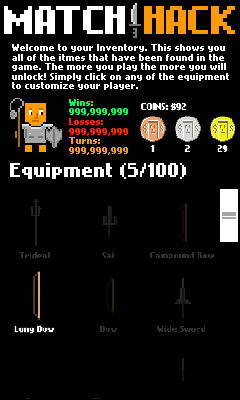
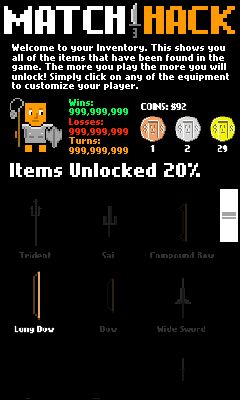
Comparing the layer stacks of the two 240 x 400 images. Changes:
renamed "Equipment (5/100)" to "Items Unlocked 20%", painted on it over (x1=14, y1=163, x2=200, y2=179)
renamed "Welcome to your Inventory. This shows you all of the itmes that" to "Welcome to your Inventory. This shows you all of the items that", painted on it over (x1=66, y1=56, x2=80, y2=61)
